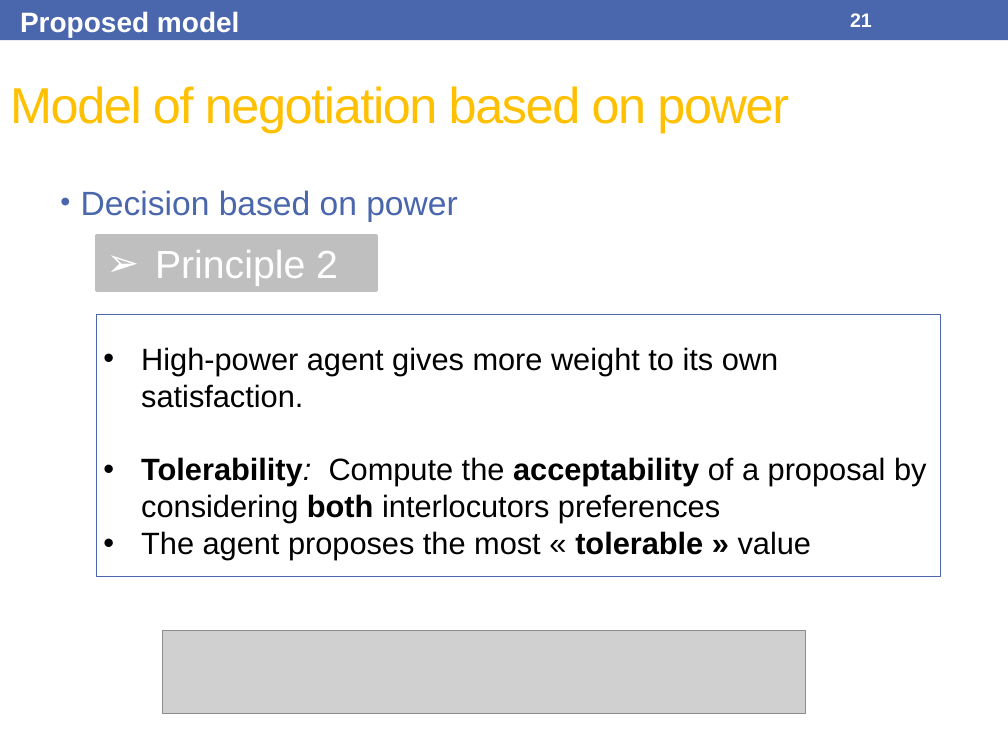
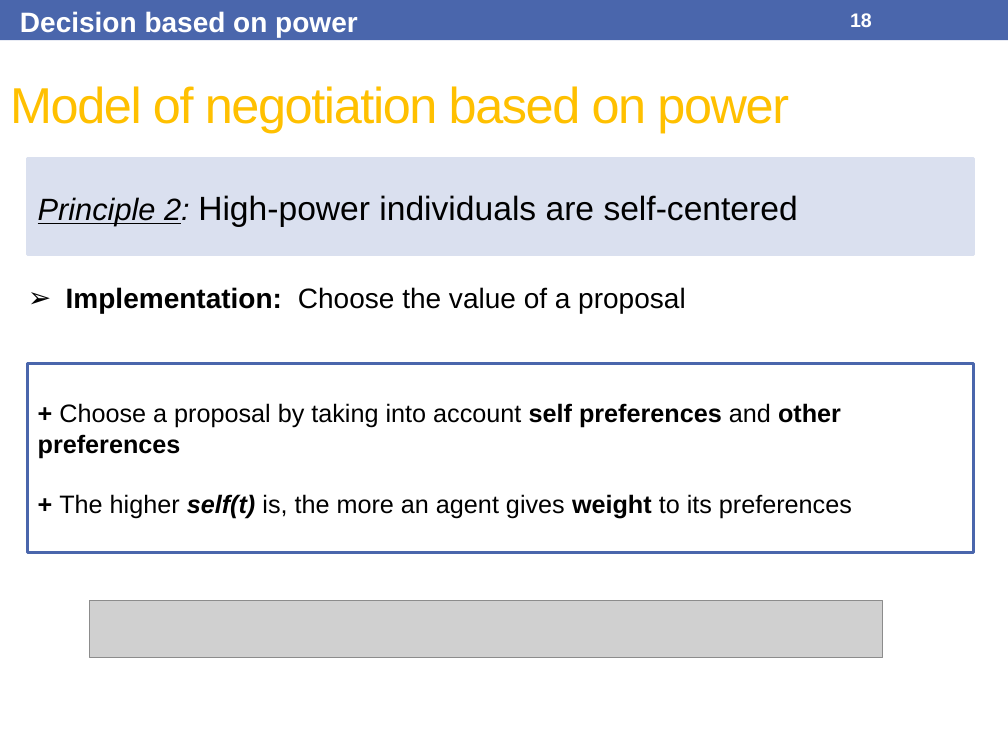
Before and after one commit to Olydia/Discolog, a slide deck: slide 18 of papers/Presentations/IVA17/IVA17.pptx (slide 21 before the commit). Drawn at 1008x756 pixels with LibreOffice and Linux fonts; fonts in the diff are those of the drawing; grey boxes stand for pictures. Boxes give left, top, right and bottom in pixels: in the first picture for what was removed or moved away, otherwise in the second. Text is boxed around its words. In the diff, an @@ line names an element or a change of style, - is before the commit and + after.

```diff
--- a/papers/Presentations/IVA17/IVA17.pptx
+++ b/papers/Presentations/IVA17/IVA17.pptx
@@ text "Decision based on power": place and size @@
-text "Decision based on power" at (81, 190, 457, 222)
+text "Decision based on power" at (20, 11, 358, 38)
@@ text "Decision based on power" at (20, 11, 358, 38): size 24 to 20 pt, text colour #4A66AC to #FFFFFF, bold on; bullet • to none; less space between paragraphs @@
@@ text removed at (20, 11, 240, 38) @@
-Proposed model
@@ page number at (850, 13, 872, 27): text changed @@
-21
+18
@@ rectangle added at (28, 158, 974, 254), fill #DAE0EF, outline #DAE0EF 2.08 pt, 24 pt, text #000000 @@
+Principle 2: High-power individuals are self-centered
@@ rectangle removed at (97, 235, 377, 290) @@
-➢ Principle 2
@@ text added at (66, 287, 686, 313), 20 pt, text #000000 @@
+➢ Implementation: Choose the value of a proposal
@@ rectangle removed at (97, 314, 940, 577) @@
@@ text removed at (141, 347, 926, 560) @@
-• High-power agent gives more weight to its own satisfaction.
-• Tolerability: Compute the acceptability of a proposal by considering both interlocutors preferences
-• The agent proposes the most « tolerable » value
@@ rectangle added at (28, 364, 974, 553), outline #4A66AC 2.08 pt, 18 pt, text #000000 @@
++ Choose a proposal by taking into account self preferences and other preferences
++ The higher self(t) is, the more an agent gives weight to its preferences
@@ picture added at (90, 600, 882, 657) @@
@@ picture removed at (162, 631, 805, 714) @@
```
Also in this commit, not shown: 21 other slides changed, 5 slides added, 7 slides removed, 5 other files.
